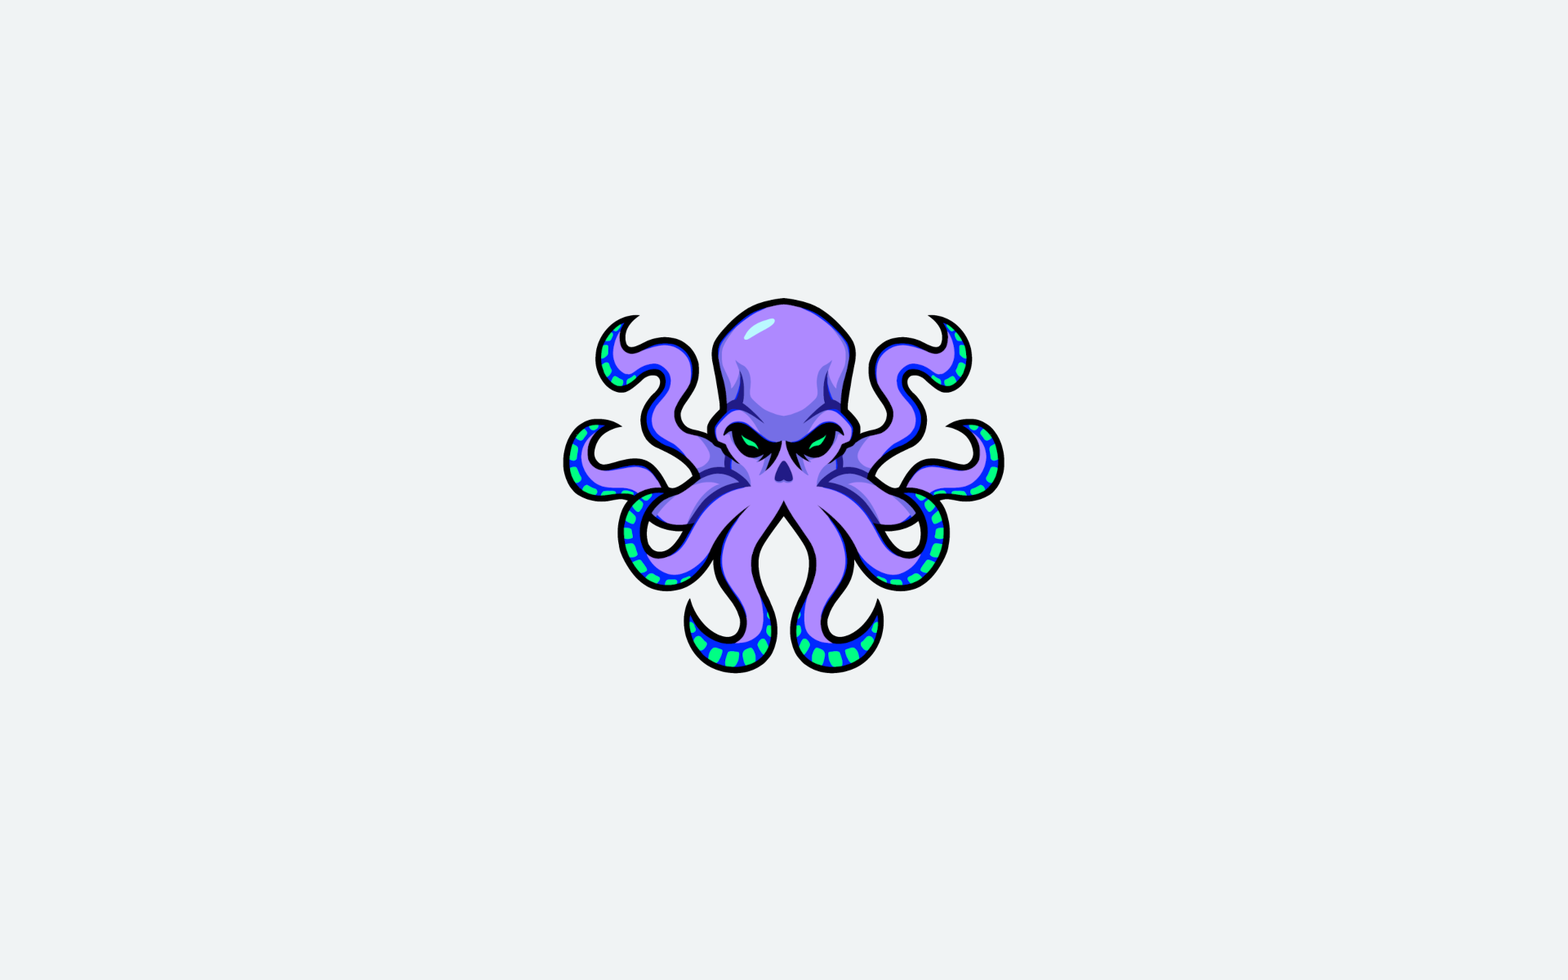
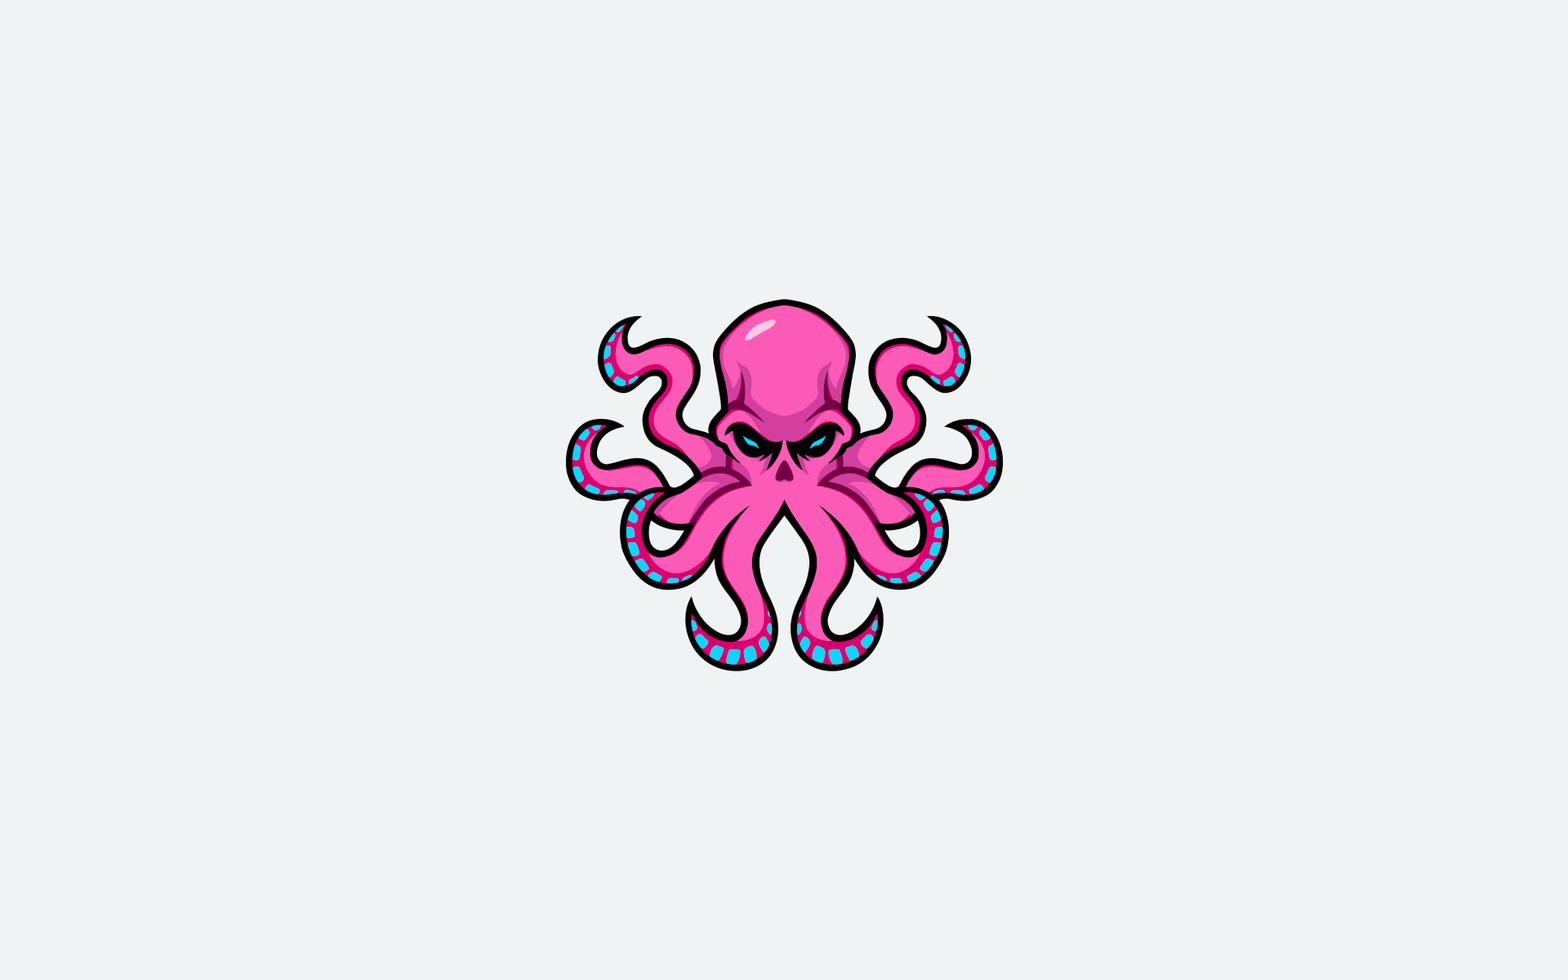
Revision of a layered 1568 × 980 image; what changed, layer by layer:
painted on "Logo" over [562, 297, 1006, 674]